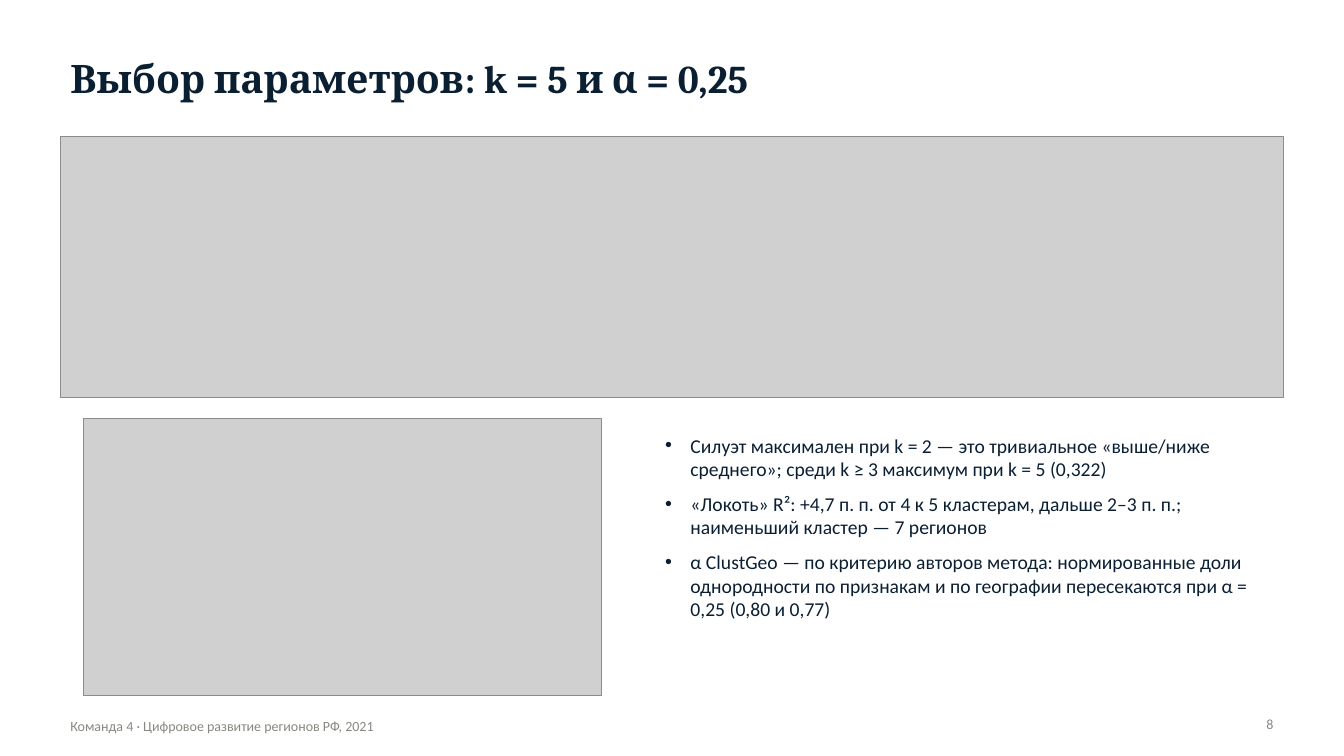
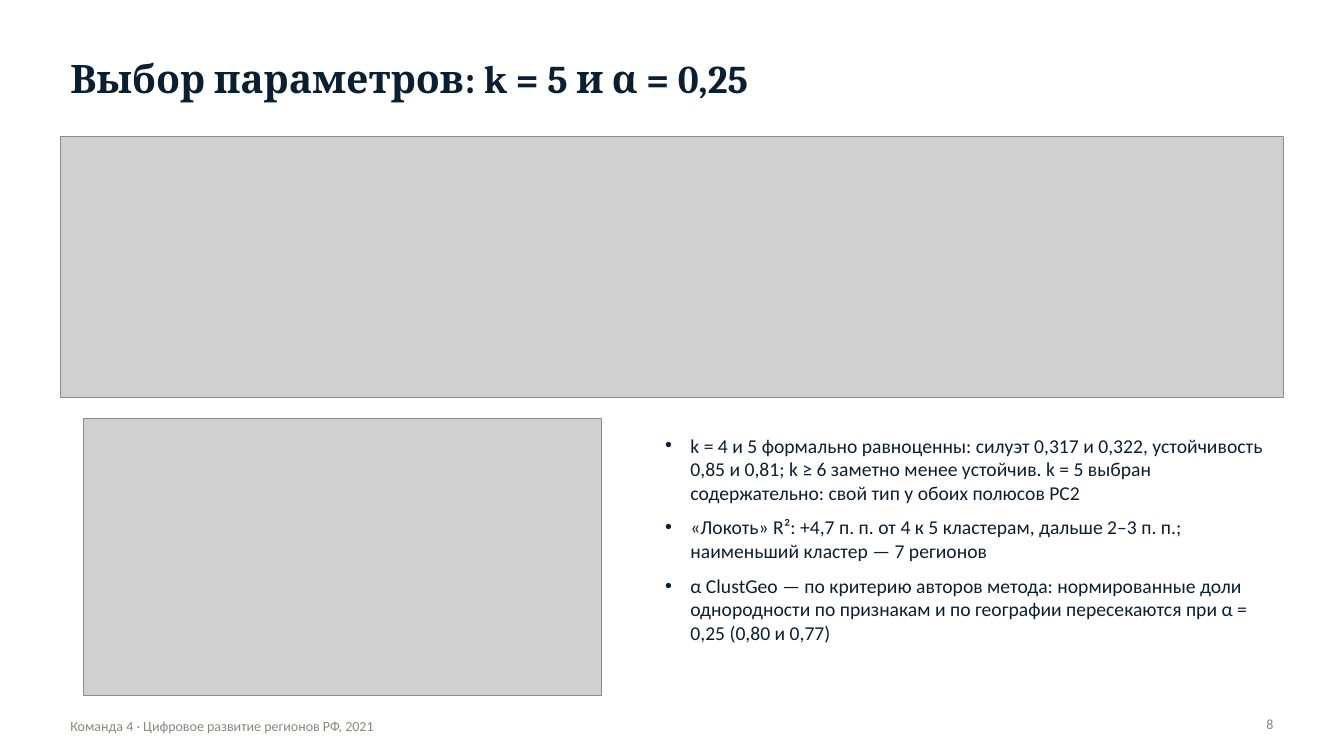
Before and after one commit to MKudryash/regions_collection, a slide deck: slide 8 of presentation/team4_digital_regions_2021.pptx. Drawn at 1344x756 pixels with LibreOffice and Linux fonts; fonts in the diff are those of the drawing; grey boxes stand for pictures. Boxes give left, top, right and bottom in pixels: in the first picture for what was removed or moved away, otherwise in the second. Text is boxed around its words. In the diff, an @@ line names an element or a change of style, - is before the commit and + after.

```diff
--- a/presentation/team4_digital_regions_2021.pptx
+++ b/presentation/team4_digital_regions_2021.pptx
@@ text at <box>690,439,1262,504</box>: text changed @@
-• Силуэт максимален при k = 2 — это тривиальное «выше/ниже среднего»; среди k ≥ 3 максимум при k = 5 (0,322)
+• k = 4 и 5 формально равноценны: силуэт 0,317 и 0,322, устойчивость 0,85 и 0,81; k ≥ 6 заметно менее устойчив. k = 5 выбран содержательно: свой тип у обоих полюсов PC2
```
Also in this commit, not shown: 6 other slides changed, 1 slide added, 48 other files.
